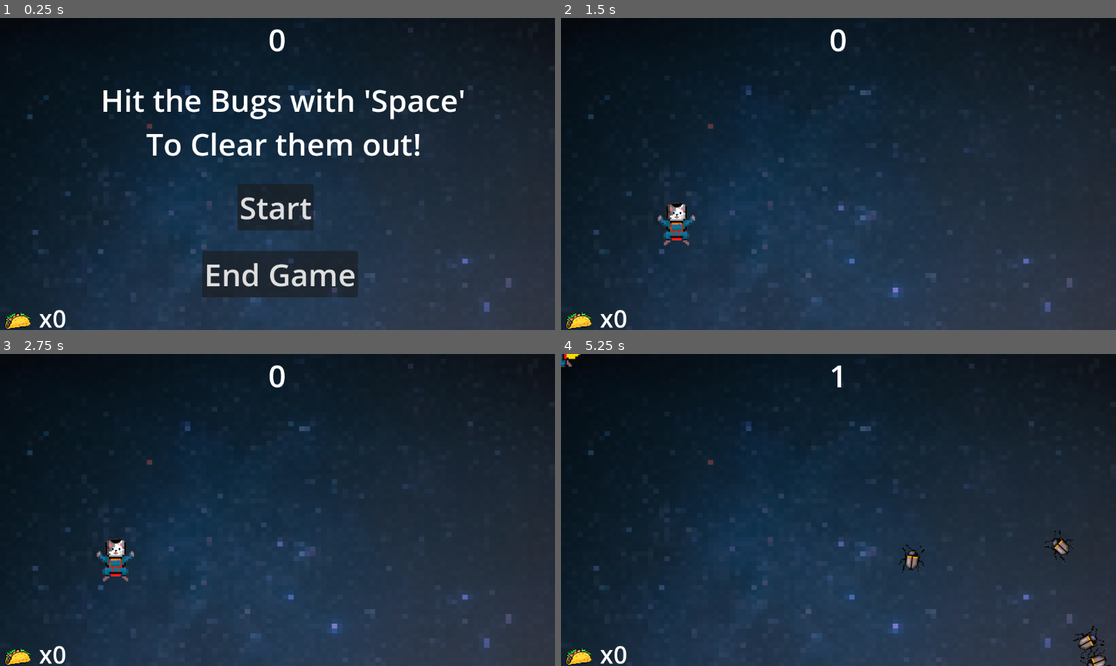
Above: before the commit, frames 1-4 (two rows, left to right).
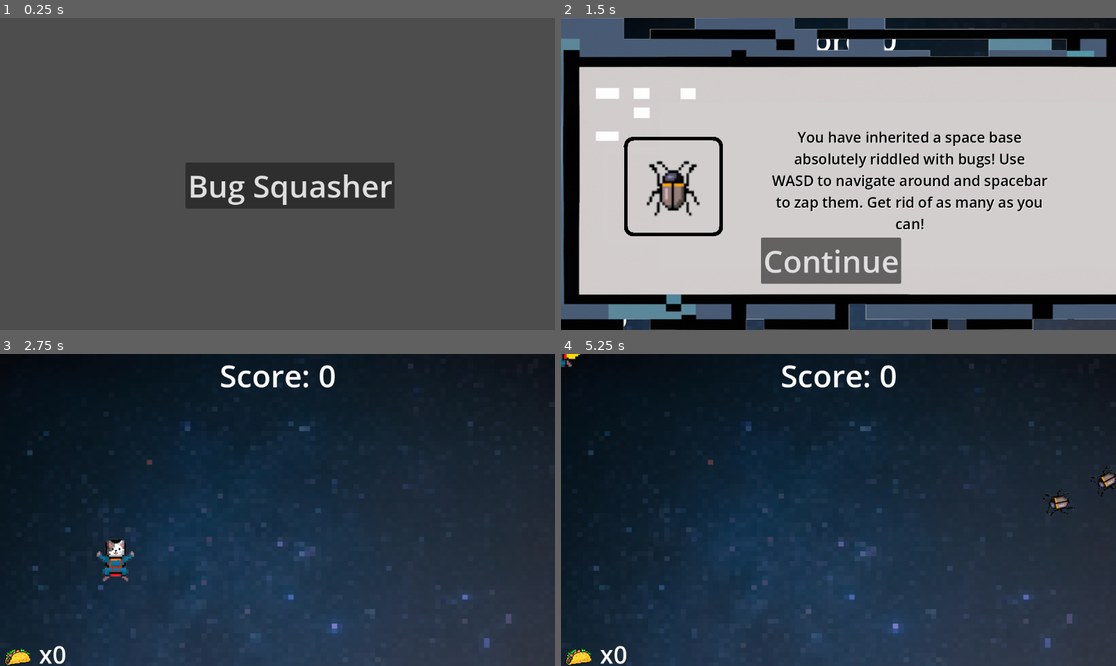
Above: after the commit, the same moments.

Repository: Josh40AU/SpaceCatParty
Game: Godot game, scene res://game_selection.tscn
The game is run twice, just before and just after one commit, with the same random seed, the same clock (stepped at 60 frames per second) and the same inputs. Before the commit the project starts from res://levels/bug_squasher/bug_squasher.tscn. Sound files missing from this copy of the repository are replaced by a short silence.
Inputs (mouse positions are in pixels of both pictures, inside the frame that each line leads up to):
- Up to frame 1 (0.25 s): no input
- Up to frame 2 (1.5 s): click (838, 208) at 0.5 s, where only the run before the commit has a clickable "Start"; click (827, 208) at 1.25 s, where only the run after the commit has a clickable "Start"
- Up to frame 3 (2.75 s): click (271, 597) at 2 s, where only the run after the commit has a clickable "Continue"
- Up to frame 4 (5.25 s): tap Enter at 2.75 s; hold W (move_up) 2.78-4.28 s; tap Space (player_action) every 0.75 s from 2.85 to 5.1 s; hold A (move_left) from 4.28 s (still down)

The runs differ from the first frame. In frame 1, 98% of the frame differs, in the area x 0-100%, y 0-100%; in frame 2, 94%; in frame 3, 0.6%; in frame 4, 1.5%.

Commit message:
added instructions to game

Diff:
--- a/hud/HUD.gd
+++ b/hud/HUD.gd
@@ -3,23 +3,24 @@
 signal start_game
 signal end_game
 
-func show_message(text):
+func show_message(text: String):
 	$Message.text = text
 	$Message.show()
-	$MessageTimer.start()
+	$StartButton.show()
+	$TutorialButton.show()
 
 func show_game_over():
 	show_message('Game Over!')
 	await $MessageTimer.timeout
 
-	$Message.text = "Use WASD to move\nand 'Space' to hit the bugs!"
+	$Message.text = "Start a new game!"
 	$Message.show()
 	await get_tree().create_timer(1.0).timeout
 	$StartButton.show()
-	$EndButton.show()
+	$TutorialButton.show()
 
 func update_score(score: int):
-	$ScoreLabel.text = str(score)
+	$ScoreLabel.text = "Score: " + str(score)
 
 func update_taco_count(count: int):
 	$TacoCountLabel.text = "x" + str(count)
@@ -31,10 +32,17 @@
 
 
 func _on_start_button_pressed():
+	_hide_elements()
+	start_game.emit(false)
+
+func _hide_elements():
 	$StartButton.hide()
-	$EndButton.hide()
-	start_game.emit()
+	$TutorialButton.hide()
 	$Message.hide()
+
+func _start_with_tutorial():
+	_hide_elements()
+	start_game.emit(true)
 
 
 func _on_end_button_pressed():
--- a/hud/hud.tscn
+++ b/hud/hud.tscn
@@ -15,7 +15,7 @@
 offset_bottom = 91.0
 grow_horizontal = 2
 theme_override_font_sizes/font_size = 64
-text = "0"
+text = "Score: 0"
 horizontal_alignment = 1
 
 [node name="Message" type="Label" parent="."]
@@ -24,24 +24,25 @@
 offset_right = 969.0
 offset_bottom = 307.0
 theme_override_font_sizes/font_size = 64
-text = "Hit the Bugs with 'Space'
-To Clear them out!"
+text = "BUG SQUASHER!"
 horizontal_alignment = 1
 vertical_alignment = 1
+autowrap_mode = 3
 
 [node name="StartButton" type="Button" parent="."]
-offset_left = 493.0
-offset_top = 345.0
-offset_right = 651.0
-offset_bottom = 441.0
+offset_left = 217.0
+offset_top = 491.0
+offset_right = 901.0
+offset_bottom = 587.0
 theme_override_font_sizes/font_size = 64
-text = "Start"
+text = "Start Without Tutorial"
 
 [node name="MessageTimer" type="Timer" parent="."]
 wait_time = 2.0
 one_shot = true
 
 [node name="EndButton" type="Button" parent="."]
+visible = false
 offset_left = 420.0
 offset_top = 484.0
 offset_right = 743.0
@@ -57,11 +58,20 @@
 theme_override_font_sizes/font_size = 50
 text = "x0"
 
-[node name="Sprite2D" type="Sprite2D" parent="."]
+[node name="Taco" type="Sprite2D" parent="."]
 position = Vector2(36, 625)
 scale = Vector2(0.5, 0.5)
 texture = ExtResource("2_ulbbx")
 
+[node name="TutorialButton" type="Button" parent="."]
+offset_left = 478.0
+offset_top = 349.0
+offset_right = 636.0
+offset_bottom = 445.0
+theme_override_font_sizes/font_size = 64
+text = "Start"
+
 [connection signal="pressed" from="StartButton" to="." method="_on_start_button_pressed"]
 [connection signal="timeout" from="MessageTimer" to="." method="_on_message_timer_timeout"]
 [connection signal="pressed" from="EndButton" to="." method="_on_end_button_pressed"]
+[connection signal="pressed" from="TutorialButton" to="." method="_start_with_tutorial"]
--- a/levels/bug_squasher/bug_squasher.gd
+++ b/levels/bug_squasher/bug_squasher.gd
@@ -7,6 +7,8 @@
 @export var taco_scene: PackedScene
 var score: int
 var taco_count: int = 0
+var show_instructions: bool
+var level = -1
 
 
 func _get_random_position() -> Vector2:
@@ -18,6 +20,23 @@
 # Called when the node enters the scene tree for the first time.
 func _ready():
 	$Player.hide()
+
+func continue_game():
+	$Tutorial.hide()
+	level += 1
+	if level == 0:
+		new_game()
+		return
+	if level == 4:
+		$HUD.show_game_over()
+		level = -1
+		return
+
+	new_level()
+
+func new_level():
+	$BugTimer.start()
+	$EndTimer.start()
 
 func new_game():
 	get_tree().call_group("bugs", "queue_free")
@@ -34,8 +53,33 @@
 
 func _on_end_timer_timeout():
 	$BugTimer.stop()
-	$HUD.show_game_over()
+	print('timer quit' + str(show_instructions))
+	if show_instructions:
+		_show_level_instructions()
+		return
+	continue_game()
 
+func _show_level_instructions():
+	if level == -1:
+		$Tutorial.show_message("You have inherited a space base absolutely riddled with bugs! Use WASD to navigate around and spacebar to zap them. Get rid of as many as you can!", "res://assets/art/BeetleFrame-1-nb.png")
+	if level == 0:
+		$Tutorial.show_message("Space Tacos are a special item that randomly appear. If you collect 5 of them, all the bugs on screen will freeze for 5 seconds!", "res://assets/art/taco-frame-1.png")
+	if level == 1:
+		$Tutorial.show_message("Coffee makes you a more effective bug hunter. Collect it to get a speed boost!", "res://assets/art/coffeeFrame-1.png")
+	if level == 2:
+		$Tutorial.show_message("Clients are tricky. They'll ring you randomly, and if you ignore them you'll end up slowing down, but if you answer, they find a lot of bugs!", "res://assets/art/business-man-sm-frame-1.png")
+	if level == 3:
+		continue_game()
+		return
+	$Tutorial.show()
+
+func _on_hud_start_game(instructions: bool):
+	print(instructions)
+	show_instructions = instructions
+	if show_instructions:
+		_show_level_instructions()
+		return
+	continue_game()
 
 func _on_bug_timer_timeout():
 	var mob_spawn_location = get_node("MobPath/MobSpawnLocation")
@@ -109,12 +153,13 @@
 	$Player.power_up("DecreaseSpeed")
 	_play_sound_effect("res://assets/audio/dial_tone.wav")
 
-func _on_hud_start_game():
-	new_game()
-
 func _play_sound_effect(sound_name: String):
-	$sound_effect.stream = load(sound_name)
-	$sound_effect.play()
+	var sound_effect = AudioStreamPlayer.new()
+	sound_effect.stream = load(sound_name)
+	add_child(sound_effect)
+	sound_effect.play()
+	await sound_effect.finished
+	remove_child(sound_effect)
 
 func _on_hud_end_game():
 	game_complete.emit()
@@ -124,18 +169,20 @@
 	if $BugTimer.is_stopped():
 		return
 	var random = randi_range(0, 3)
-	match random:
-		1:
-			var taco = taco_scene.instantiate()
-			taco.position = _get_random_position()
-			add_child(taco)
-		2:
-			var coffee = coffee_scene.instantiate()
-			coffee.position = _get_random_position()
-			add_child(coffee)
-		3:
-			var business = business_person_scene.instantiate()
-			business.position = _get_random_position()
-			add_child(business)
-			business.time_expired.connect(_business_person_missed)
-			_play_sound_effect("res://assets/audio/phone_ring.wav")
+	if random == 1 and level > 0:
+		var taco = taco_scene.instantiate()
+		taco.position = _get_random_position()
+		add_child(taco)
+		return
+	if random == 2 and level > 1:
+		var coffee = coffee_scene.instantiate()
+		coffee.position = _get_random_position()
+		add_child(coffee)
+		return
+	if random == 3 and level > 2:
+		var business = business_person_scene.instantiate()
+		business.position = _get_random_position()
+		add_child(business)
+		business.time_expired.connect(_business_person_missed)
+		_play_sound_effect("res://assets/audio/phone_ring.wav")
+		return
--- a/levels/bug_squasher/bug_squasher.tscn
+++ b/levels/bug_squasher/bug_squasher.tscn
@@ -8,7 +8,7 @@
 [ext_resource type="PackedScene" uid="uid://du2tkjhx1rkbr" path="res://power_ups/business_person/business_person.tscn" id="4_2upp3"]
 [ext_resource type="PackedScene" uid="uid://h16axogci6hr" path="res://power_ups/taco/taco.tscn" id="5_1wfpi"]
 [ext_resource type="Texture2D" uid="uid://q64g3txdtbs1" path="res://assets/art/background.png" id="6_mlnjk"]
-[ext_resource type="AudioStream" uid="uid://by5xiaa8in5aa" path="res://assets/audio/food_crunch.wav" id="9_b7od8"]
+[ext_resource type="PackedScene" uid="uid://djk2iecid2r82" path="res://tutorial_board/tutorial_board.tscn" id="10_l651v"]
 
 [sub_resource type="Curve2D" id="Curve2D_awtil"]
 _data = {
@@ -48,20 +48,17 @@
 rotation = 0.000866551
 
 [node name="EndTimer" type="Timer" parent="."]
-wait_time = 45.0
+wait_time = 10.257
 one_shot = true
 
 [node name="HUD" parent="." instance=ExtResource("2_2im1j")]
-
-[node name="sound_effect" type="AudioStreamPlayer" parent="."]
-volume_db = 1.0
 
 [node name="PowerUpTimer" type="Timer" parent="."]
 wait_time = 3.0
 autostart = true
 
-[node name="AudioStreamPlayer" type="AudioStreamPlayer" parent="."]
-stream = ExtResource("9_b7od8")
+[node name="Tutorial" parent="." instance=ExtResource("10_l651v")]
+visible = false
 
 [connection signal="hit" from="Player" to="." method="_on_player_hit"]
 [connection signal="timeout" from="BugTimer" to="." method="_on_bug_timer_timeout"]
@@ -70,3 +67,4 @@
 [connection signal="end_game" from="HUD" to="." method="_on_hud_end_game"]
 [connection signal="start_game" from="HUD" to="." method="_on_hud_start_game"]
 [connection signal="timeout" from="PowerUpTimer" to="." method="_on_power_up_timer_timeout"]
+[connection signal="continue_pressed" from="Tutorial" to="." method="continue_game"]
--- a/project.godot
+++ b/project.godot
@@ -11,7 +11,7 @@
 [application]
 
 config/name="SpaceCatParty"
-run/main_scene="res://levels/bug_squasher/bug_squasher.tscn"
+run/main_scene="res://game_selection.tscn"
 config/features=PackedStringArray("4.1", "Mobile")
 config/icon="res://icon.svg"
 
--- /dev/null
+++ b/tutorial_board/tutorial_board.gd
@@ -0,0 +1,11 @@
+extends CanvasLayer
+
+signal continue_pressed
+
+func show_message(message: String, picture: String):
+	$InstructionLabel.text = message
+	$MobSprite.texture = load(picture)
+
+
+func _on_continue_button_pressed():
+	continue_pressed.emit()
--- /dev/null
+++ b/tutorial_board/tutorial_board.tscn
@@ -0,0 +1,41 @@
+[gd_scene load_steps=4 format=3 uid="uid://djk2iecid2r82"]
+
+[ext_resource type="Texture2D" uid="uid://kq27wx2xof4q" path="res://assets/art/MissionBoard.png" id="1_c8adx"]
+[ext_resource type="Script" path="res://tutorial_board/tutorial_board.gd" id="1_smn4h"]
+[ext_resource type="Texture2D" uid="uid://cia1iojy5ao7l" path="res://assets/art/BeetleFrame-1-nb.png" id="2_fwdgh"]
+
+[node name="tutorial_board" type="CanvasLayer"]
+script = ExtResource("1_smn4h")
+
+[node name="MissionBoard" type="TextureRect" parent="."]
+offset_right = 1152.0
+offset_bottom = 648.0
+texture = ExtResource("1_c8adx")
+
+[node name="MobSprite" type="Sprite2D" parent="."]
+position = Vector2(233, 357)
+scale = Vector2(2, 2)
+texture = ExtResource("2_fwdgh")
+
+[node name="InstructionLabel" type="Label" parent="."]
+offset_left = 434.0
+offset_top = 225.0
+offset_right = 1014.0
+offset_bottom = 450.0
+theme_override_colors/font_color = Color(0, 0, 0, 1)
+theme_override_colors/font_shadow_color = Color(1, 1, 1, 1)
+theme_override_font_sizes/font_size = 30
+text = "You have inherited a space base absolutely riddled with bugs! Use WASD to navigate around and spacebar to zap them. Get rid of as many as you can!"
+horizontal_alignment = 1
+vertical_alignment = 1
+autowrap_mode = 3
+
+[node name="ContinueButton" type="Button" parent="."]
+offset_left = 415.0
+offset_top = 456.0
+offset_right = 706.0
+offset_bottom = 552.0
+theme_override_font_sizes/font_size = 64
+text = "Continue"
+
+[connection signal="pressed" from="ContinueButton" to="." method="_on_continue_button_pressed"]
Binary file added: assets/art/MissionBoard.png
Not shown, added: assets/art/MissionBoard.png.import
